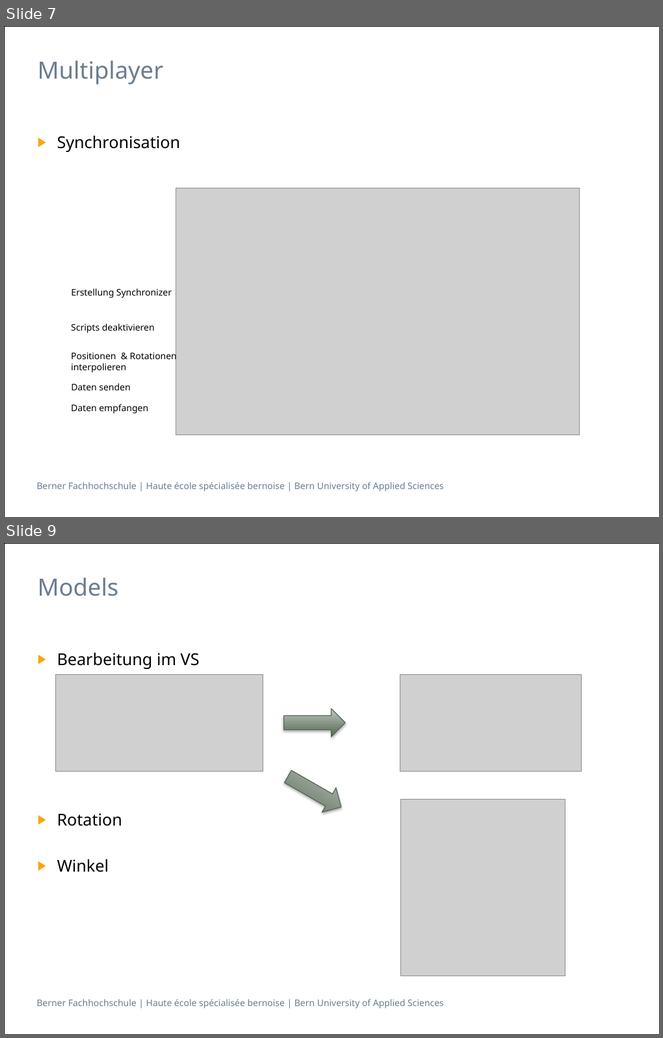
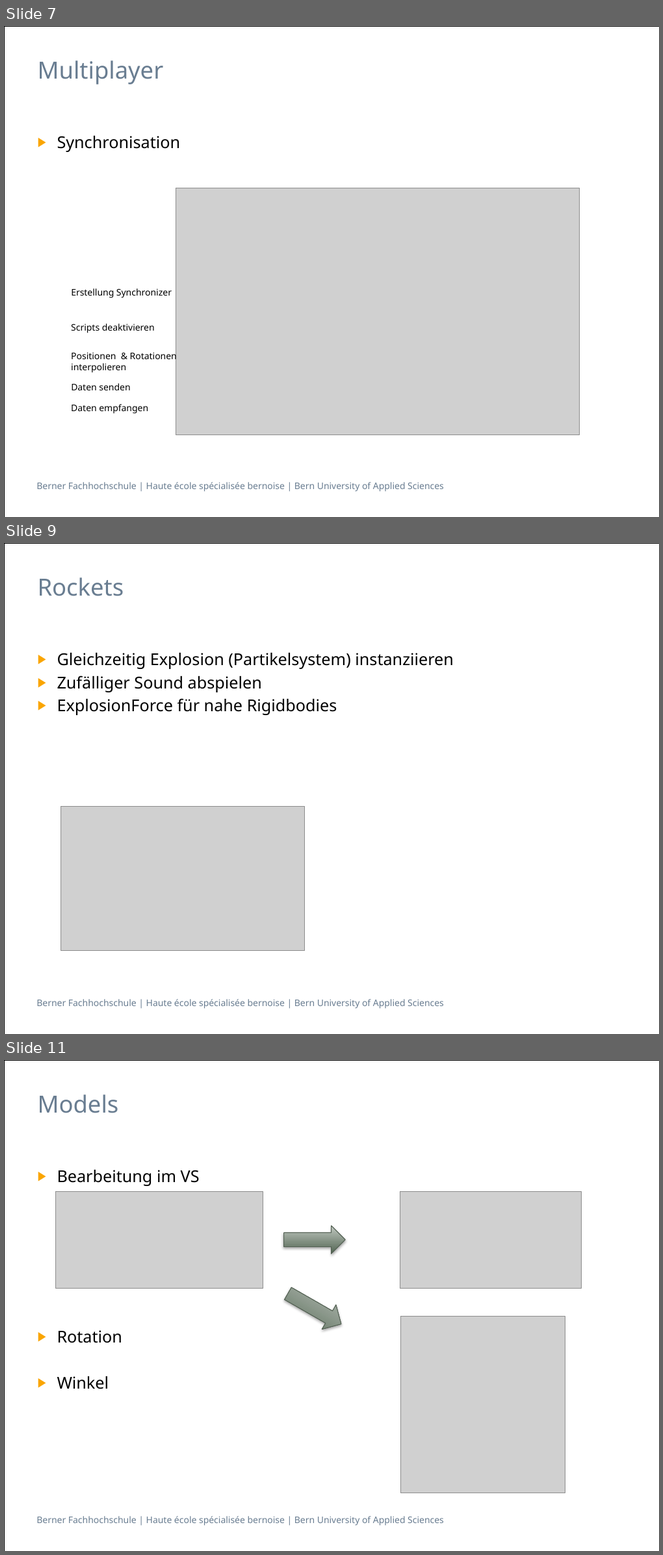
Before and after one commit to villj2/ch.bfh.bti7527aGameDevelopment, a slide deck: Docs/RocketShooter.pptx. Shown one above the other, each under a label of ours: slides 7 and 9 before the commit, slides 7, 9 and 11 after it; the slides between them are not shown. The pictures are 663x1038 and 663x1555 pixels, drawn with LibreOffice and Linux fonts; fonts in the diff are those of the drawing; grey boxes stand for pictures. Boxes give left, top, right and bottom in pixels: in the first picture for what was removed or moved away, otherwise in the second. Text is boxed around its words. In the diff, an @@ line names an element or a change of style, - is before the commit and + after.

```diff
--- a/Docs/RocketShooter.pptx
+++ b/Docs/RocketShooter.pptx
@@ slide 9 added at bbox=[4, 543, 659, 1034], background #FFFFFF; not listed: 2 template elements that a slide beside it also shows @@
@@ title added at bbox=[38, 577, 124, 596], 26 pt, text #697D91 @@
+Rockets
@@ text added at bbox=[57, 653, 454, 715], 18 pt, text #000000 @@
+▶ Gleichzeitig Explosion (Partikelsystem) instanziieren
+▶ Zufälliger Sound abspielen
+▶ ExplosionForce für nahe Rigidbodies
@@ picture added at bbox=[61, 806, 304, 951] @@
@@ what was slide 9 is now slide 11 @@
```
Also in this commit, not shown: 2 slides changed, 2 other slides added, 1 slide removed, 4 other files.
